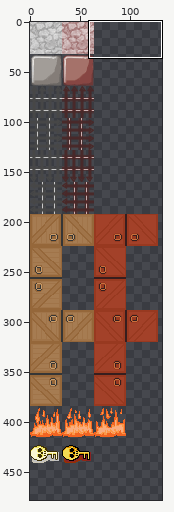
Two versions of one sprite sheet, images/sprite_sheet.png. Above: a wide view before the commit, with the close-up outlined.
Close-up. Before:
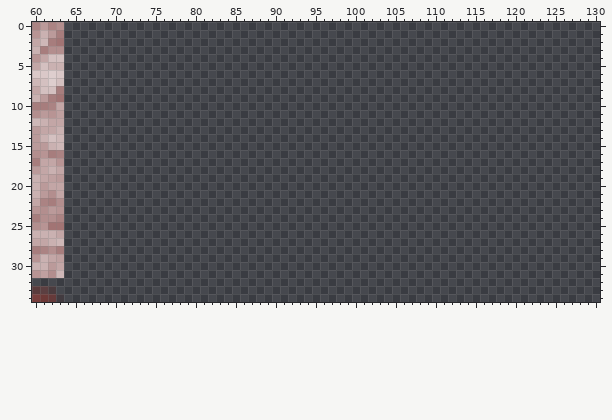
The file is 192x480 pixels. Pixels under 10% opacity are left out. Colours within 5 levels of each other are drawn and written as one. Shown: x 60..130, y 0..34. The wide view leaves out empty margins. The commit also changed other parts of the picture, which this record leaves out.
The result:
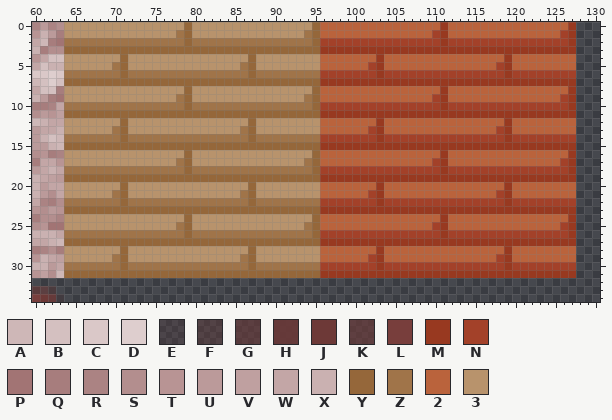
Palette (. is transparent): A #ceb7b7  B #d4c0c0  C #dac8c8  D #decece  E #6c38372b  F #6c383756  G #6c383795  H #6c3837da  J #6d3937  K #6f3a389c  L #783e3c  M #983920  N #a34129  P #a27474  Q #a77d7d  R #ab8383  S #b38e8e  T #b89494  U #bb9a9a  V #bfa0a0  W #c3a6a6  X #cab1b1  Y #95673a  Z #a07449  2 #ba633c  3 #b8936c
Edits made:
@@ x 60..130 @@
- 0 RURS...................................................................
- 1 TXUQ...................................................................
- 2 WAQP...................................................................
- 3 XQSS...................................................................
- 4 TWBB...................................................................
- 5 WBXX...................................................................
- 6 CCDC...................................................................
- 7 ABDB...................................................................
- 8 WBBQ...................................................................
- 9 XUQP...................................................................
-10 QQRW...................................................................
-11 SUTV...................................................................
-12 AXWW...................................................................
-13 UWWX...................................................................
-14 UXBA...................................................................
-15 UUXA...................................................................
-16 STQR...................................................................
-17 QWWT...................................................................
-18 UWXW...................................................................
-19 XWVU...................................................................
-20 XUWW...................................................................
-21 XUSW...................................................................
-22 WRQS...................................................................
-23 TSUT...................................................................
-24 QSSR...................................................................
-25 STPP...................................................................
-26 XXXW...................................................................
-27 WWXA...................................................................
-28 QRSQ...................................................................
-29 TXWV...................................................................
-30 XXUW...................................................................
-31 TVSA...................................................................
+ 0 RURS333333333333333Y333333333333333Y222222222222222M222222222222222M...
+ 1 TXUQ33333333333333ZY33333333333333ZY22222222222222NM22222222222222NM...
+ 2 WAQPZZZZZZZZZZZZZZZYZZZZZZZZZZZZZZZYNNNNNNNNNNNNNNNMNNNNNNNNNNNNNNNM...
+ 3 XQSSYYYYYYYYYYYYYYYYYYYYYYYYYYYYYYYYMMMMMMMMMMMMMMMMMMMMMMMMMMMMMMMM...
+ 4 TWBB3333333Y333333333333333Y333333332222222M222222222222222M22222222...
+ 5 WBXX333333ZY33333333333333ZY33333333222222NM22222222222222NM22222222...
+ 6 CCDCZZZZZZZYZZZZZZZZZZZZZZZYZZZZZZZZNNNNNNNMNNNNNNNNNNNNNNNMNNNNNNNN...
+ 7 ABDBYYYYYYYYYYYYYYYYYYYYYYYYYYYYYYYYMMMMMMMMMMMMMMMMMMMMMMMMMMMMMMMM...
+ 8 WBBQ333333333333333Y333333333333333Y222222222222222M222222222222222M...
+ 9 XUQP33333333333333ZY33333333333333ZY22222222222222NM22222222222222NM...
+10 QQRWZZZZZZZZZZZZZZZYZZZZZZZZZZZZZZZYNNNNNNNNNNNNNNNMNNNNNNNNNNNNNNNM...
+11 SUTVYYYYYYYYYYYYYYYYYYYYYYYYYYYYYYYYMMMMMMMMMMMMMMMMMMMMMMMMMMMMMMMM...
+12 AXWW3333333Y333333333333333Y333333332222222M222222222222222M22222222...
+13 UWWX333333ZY33333333333333ZY33333333222222NM22222222222222NM22222222...
+14 UXBAZZZZZZZYZZZZZZZZZZZZZZZYZZZZZZZZNNNNNNNMNNNNNNNNNNNNNNNMNNNNNNNN...
+15 UUXAYYYYYYYYYYYYYYYYYYYYYYYYYYYYYYYYMMMMMMMMMMMMMMMMMMMMMMMMMMMMMMMM...
+16 STQR333333333333333Y333333333333333Y222222222222222M222222222222222M...
+17 QWWT33333333333333ZY33333333333333ZY22222222222222NM22222222222222NM...
+18 UWXWZZZZZZZZZZZZZZZYZZZZZZZZZZZZZZZYNNNNNNNNNNNNNNNMNNNNNNNNNNNNNNNM...
+19 XWVUYYYYYYYYYYYYYYYYYYYYYYYYYYYYYYYYMMMMMMMMMMMMMMMMMMMMMMMMMMMMMMMM...
+20 XUWW3333333Y333333333333333Y333333332222222M222222222222222M22222222...
+21 XUSW333333ZY33333333333333ZY33333333222222NM22222222222222NM22222222...
+22 WRQSZZZZZZZYZZZZZZZZZZZZZZZYZZZZZZZZNNNNNNNMNNNNNNNNNNNNNNNMNNNNNNNN...
+23 TSUTYYYYYYYYYYYYYYYYYYYYYYYYYYYYYYYYMMMMMMMMMMMMMMMMMMMMMMMMMMMMMMMM...
+24 QSSR333333333333333Y333333333333333Y222222222222222M222222222222222M...
+25 STPP33333333333333ZY33333333333333ZY22222222222222NM22222222222222NM...
+26 XXXWZZZZZZZZZZZZZZZYZZZZZZZZZZZZZZZYNNNNNNNNNNNNNNNMNNNNNNNNNNNNNNNM...
+27 WWXAYYYYYYYYYYYYYYYYYYYYYYYYYYYYYYYYMMMMMMMMMMMMMMMMMMMMMMMMMMMMMMMM...
+28 QRSQ3333333Y333333333333333Y333333332222222M222222222222222M22222222...
+29 TXWV333333ZY33333333333333ZY33333333222222NM22222222222222NM22222222...
+30 XXUWZZZZZZZYZZZZZZZZZZZZZZZYZZZZZZZZNNNNNNNMNNNNNNNNNNNNNNNMNNNNNNNN...
+31 TVSAYYYYYYYYYYYYYYYYYYYYYYYYYYYYYYYYMMMMMMMMMMMMMMMMMMMMMMMMMMMMMMMM...
 32 .......................................................................
Boxes around the changes in both close-ups, in picture pixels (x1, y1, x2, y2):
added: (64, 22, 576, 278)
